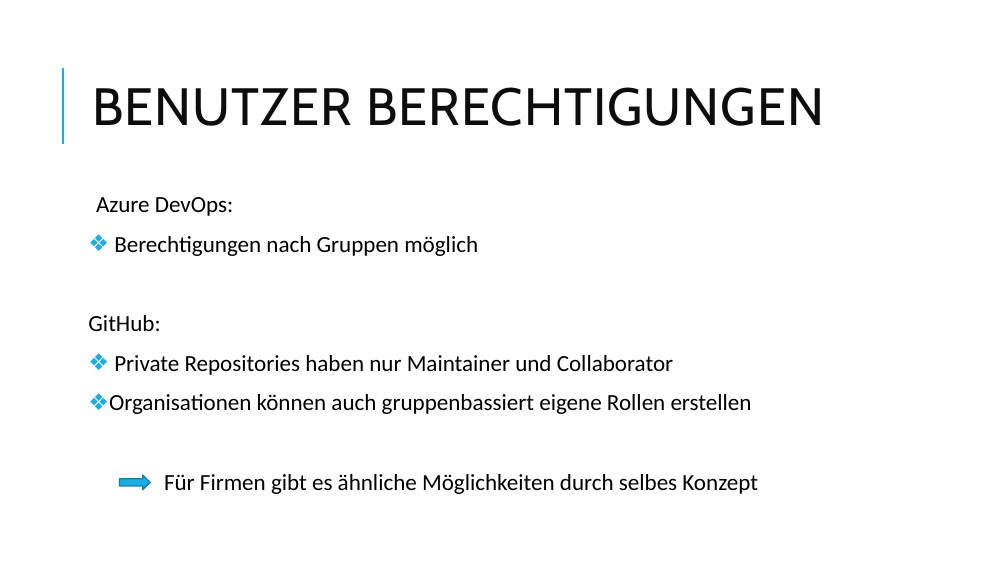
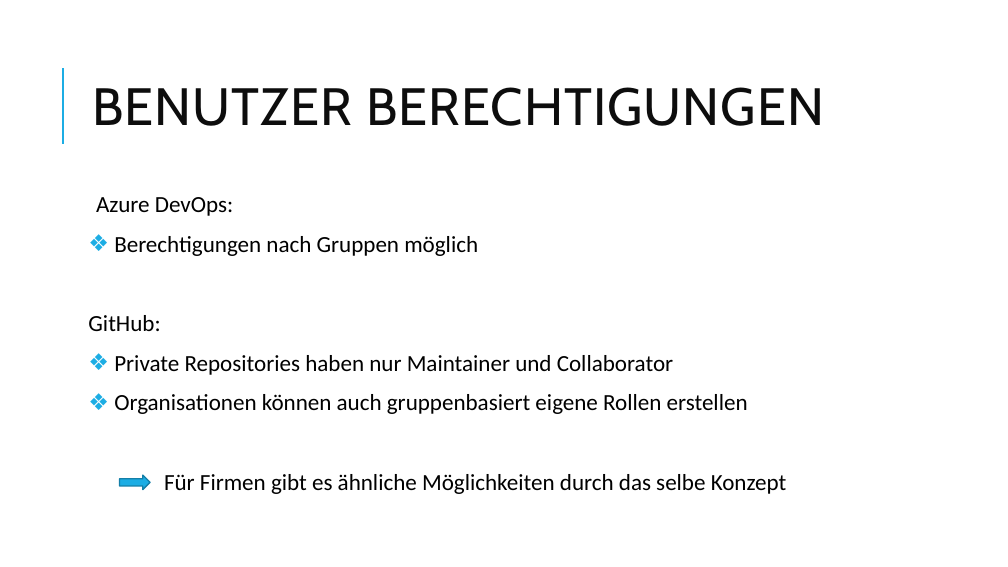
Before and after one commit to FlowBYRN/DevSecOps, a slide deck: slide 21 of DevSecOps-Präsentation.pptx (slide 18 before the commit). Drawn at 1008x567 pixels with LibreOffice and Linux fonts; fonts in the diff are those of the drawing. Boxes give left, top, right and bottom in pixels: in the first picture for what was removed or moved away, otherwise in the second. Text is boxed around its words. In the diff, an @@ line names an element or a change of style, - is before the commit and + after.

```diff
--- a/DevSecOps-Präsentation.pptx
+++ b/DevSecOps-Präsentation.pptx
@@ text at (114,394,787,494): text changed @@
-❖ Organisationen können auch gruppenbassiert eigene Rollen erstellen
-Für Firmen gibt es ähnliche Möglichkeiten durch selbes Konzept
+❖ Organisationen können auch gruppenbasiert eigene Rollen erstellen
+Für Firmen gibt es ähnliche Möglichkeiten durch das selbe Konzept
```
Also in this commit, not shown: 7 other slides changed, 3 slides added, 13 other files.
